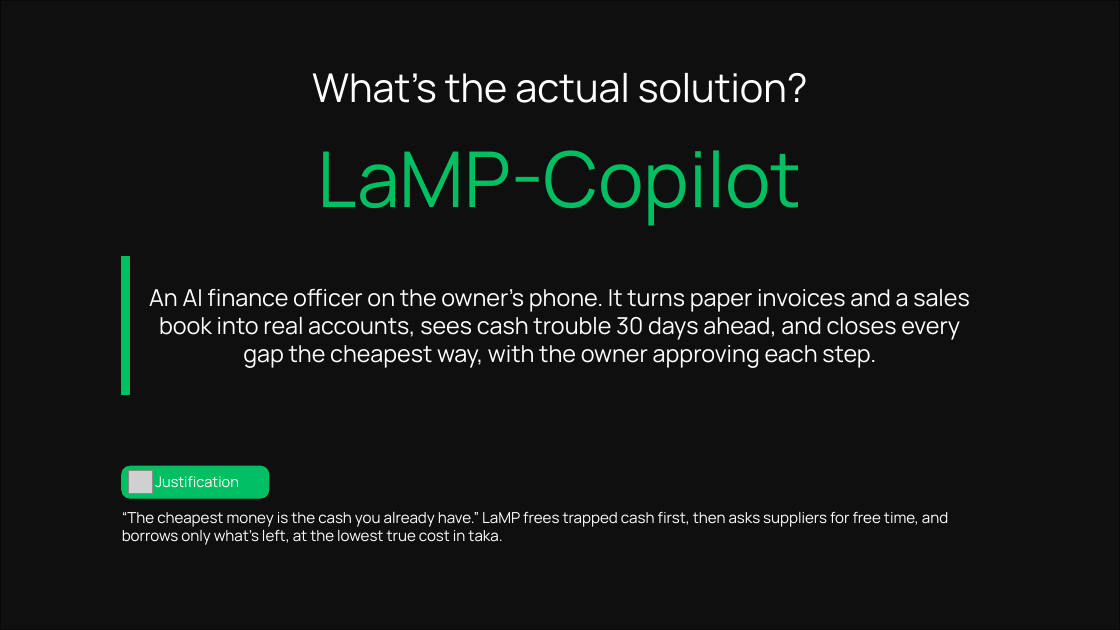
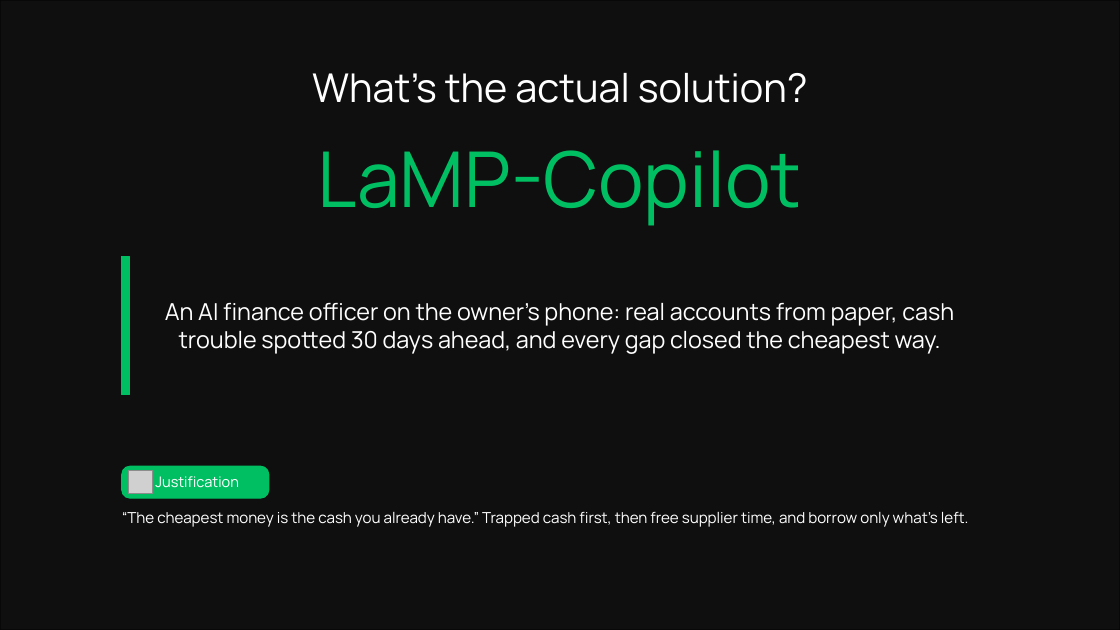
Before and after one commit to ishmam259/lamp-copilot, a slide deck: slide 9 of deck/LaMP-Copilot.pptx. Drawn at 1120x630 pixels with LibreOffice and Linux fonts; fonts in the diff are those of the drawing; grey boxes stand for pictures; background and template pictures are left out; a plain dark background stands for a picture behind light text. Boxes give left, top, right and bottom in pixels: in the first picture for what was removed or moved away, otherwise in the second. Text is boxed around its words. In the diff, an @@ line names an element or a change of style, - is before the commit and + after.

Commit message:
deck: cut wordy slides by about a third, larger text, full team names

```diff
--- a/deck/LaMP-Copilot.pptx
+++ b/deck/LaMP-Copilot.pptx
@@ text at bbox=[165, 303, 954, 354]: text changed @@
-An AI finance officer on the owner's phone. It turns paper invoices and a sales book into real accounts, sees cash trouble 30 days ahead, and closes every gap the cheapest way, with the owner approving each step.
+An AI finance officer on the owner's phone: real accounts from paper, cash trouble spotted 30 days ahead, and every gap closed the cheapest way.
@@ text at bbox=[122, 512, 969, 527]: text changed @@
-“The cheapest money is the cash you already have.” LaMP frees trapped cash first, then asks suppliers for free time, and borrows only what's left, at the lowest true cost in taka.
+“The cheapest money is the cash you already have.” Trapped cash first, then free supplier time, and borrow only what's left.
```
Also in this commit, not shown: 21 other slides changed, 2 other files.
